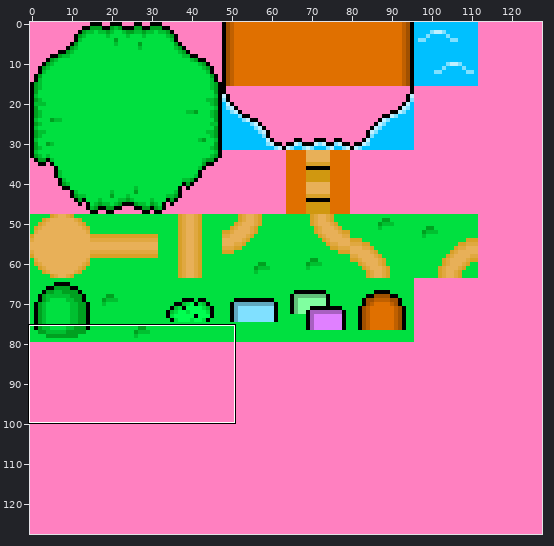
Edited in one commit: sprite sheet (trunk/game/org/pandcorps/platform/res/bg/Map.png). Above: a wide view before the commit, with the close-up outlined.
Close-up. Before the edit:
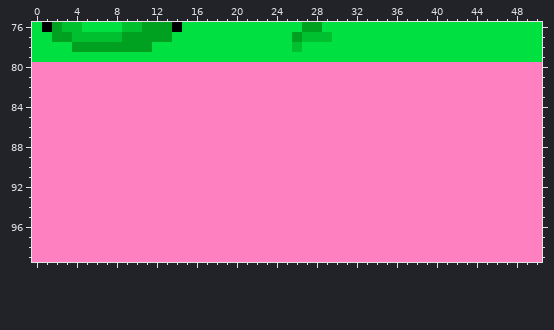
The file is 128x128 pixels. Shown: x 0..50, y 76..99.
The same view after the edit:
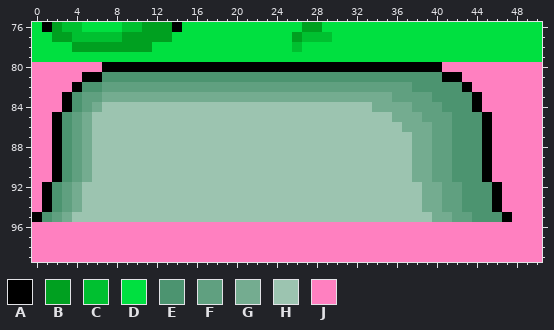
Palette (. is transparent): A #000000  B #00a020  C #00c030  D #00e040  E #4c9470  F #60a080  G #74ac90  H #9cc4b0  J #ff80c0
Changes in this commit:
@@ x 0..50 @@
  79 DDDDDDDDDDDDDDDDDDDDDDDDDDDDDDDDDDDDDDDDDDDDDDDDDDD
- 80 JJJJJJJJJJJJJJJJJJJJJJJJJJJJJJJJJJJJJJJJJJJJJJJJJJJ
- 81 JJJJJJJJJJJJJJJJJJJJJJJJJJJJJJJJJJJJJJJJJJJJJJJJJJJ
- 82 JJJJJJJJJJJJJJJJJJJJJJJJJJJJJJJJJJJJJJJJJJJJJJJJJJJ
- 83 JJJJJJJJJJJJJJJJJJJJJJJJJJJJJJJJJJJJJJJJJJJJJJJJJJJ
- 84 JJJJJJJJJJJJJJJJJJJJJJJJJJJJJJJJJJJJJJJJJJJJJJJJJJJ
- 85 JJJJJJJJJJJJJJJJJJJJJJJJJJJJJJJJJJJJJJJJJJJJJJJJJJJ
- 86 JJJJJJJJJJJJJJJJJJJJJJJJJJJJJJJJJJJJJJJJJJJJJJJJJJJ
- 87 JJJJJJJJJJJJJJJJJJJJJJJJJJJJJJJJJJJJJJJJJJJJJJJJJJJ
- 88 JJJJJJJJJJJJJJJJJJJJJJJJJJJJJJJJJJJJJJJJJJJJJJJJJJJ
- 89 JJJJJJJJJJJJJJJJJJJJJJJJJJJJJJJJJJJJJJJJJJJJJJJJJJJ
- 90 JJJJJJJJJJJJJJJJJJJJJJJJJJJJJJJJJJJJJJJJJJJJJJJJJJJ
- 91 JJJJJJJJJJJJJJJJJJJJJJJJJJJJJJJJJJJJJJJJJJJJJJJJJJJ
- 92 JJJJJJJJJJJJJJJJJJJJJJJJJJJJJJJJJJJJJJJJJJJJJJJJJJJ
- 93 JJJJJJJJJJJJJJJJJJJJJJJJJJJJJJJJJJJJJJJJJJJJJJJJJJJ
- 94 JJJJJJJJJJJJJJJJJJJJJJJJJJJJJJJJJJJJJJJJJJJJJJJJJJJ
- 95 JJJJJJJJJJJJJJJJJJJJJJJJJJJJJJJJJJJJJJJJJJJJJJJJJJJ
+ 80 JJJJJJJAAAAAAAAAAAAAAAAAAAAAAAAAAAAAAAAAAJJJJJJJJJJ
+ 81 JJJJJAAEEEEEEEEEEEEEEEEEEEEEEEEEEEEEEEEEEAAJJJJJJJJ
+ 82 JJJJAEEFFFFFFFFFFFFFFFFFFFFFFFFFFFFFFFEEEEEAJJJJJJJ
+ 83 JJJAEFFGGGGGGGGGGGGGGGGGGGGGGGGGGGGGFFFFEEEEAJJJJJJ
+ 84 JJJAEFGHHHHHHHHHHHHHHHHHHHHHHHHHHHGGGGFFFEEEAJJJJJJ
+ 85 JJAEFGHHHHHHHHHHHHHHHHHHHHHHHHHHHHHHGGGFFFEEEAJJJJJ
+ 86 JJAEFGHHHHHHHHHHHHHHHHHHHHHHHHHHHHHHHGGGFFEEEAJJJJJ
+ 87 JJAEFGHHHHHHHHHHHHHHHHHHHHHHHHHHHHHHHHGGFFEEEAJJJJJ
+ 88 JJAEFGHHHHHHHHHHHHHHHHHHHHHHHHHHHHHHHHGGFFEEEAJJJJJ
+ 89 JJAEFGHHHHHHHHHHHHHHHHHHHHHHHHHHHHHHHHGGFFEEEAJJJJJ
+ 90 JJAEFGHHHHHHHHHHHHHHHHHHHHHHHHHHHHHHHHGGFFEEEAJJJJJ
+ 91 JJAEFGHHHHHHHHHHHHHHHHHHHHHHHHHHHHHHHHGGFFEEEAJJJJJ
+ 92 JAEFGHHHHHHHHHHHHHHHHHHHHHHHHHHHHHHHHHHGGFFEEEAJJJJ
+ 93 JAEFGHHHHHHHHHHHHHHHHHHHHHHHHHHHHHHHHHHGGFFEEEAJJJJ
+ 94 JAEFGHHHHHHHHHHHHHHHHHHHHHHHHHHHHHHHHHHGGFFEEEAJJJJ
+ 95 AEFGHHHHHHHHHHHHHHHHHHHHHHHHHHHHHHHHHHHHGGFFEEEAJJJ
  96 JJJJJJJJJJJJJJJJJJJJJJJJJJJJJJJJJJJJJJJJJJJJJJJJJJJ
Boxes around the changes in both close-ups, in picture pixels (x1, y1, x2, y2):
changed: (32, 62, 512, 222)
